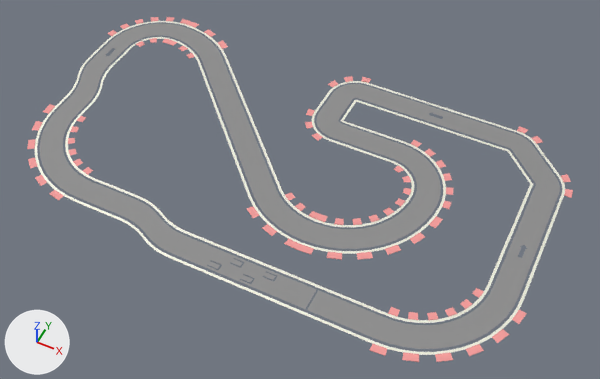
A saved change to the COLLADA model meshes/track.dae.
Camera for both pictures: a camera (50 mm lens) standing at (13.3, -22.6, 36.1) and looking at (-1.6, 7.1, -1.0). Arrows for +X, +Y and +Z are at lower left; the lights stay in place. The picture after the commit comes second.

The older version as bpy lines, for what is in view:
```python
mat_id9_021 = principled_material('ID9_021')
mat_id9_021.base_color = (1.0, 1.0, 0.871)  # white #fffff0
mat_id9_021.metallic = 0.5
mat_id9_023 = principled_material('ID9_023')
mat_id9_023.base_color = (0.267, 0.267, 0.267)  # grey #8d8d8d
mat_id9_024 = principled_material('ID9_024')
mat_id9_024.base_color = (0.91, 0.333, 0.325)  # pink #f59c9a
me_id9_021 = bpy.data.meshes.new('ID9.021_')
me_id9_021.from_pydata(...)  # 628 vertices, 624 faces; spans x -19.3..12.7, y -1.3..16.7, z 0.0
me_id9_021.materials.append(mat_id9_021)  # white #fffff0
me_id9_021_002 = bpy.data.meshes.new('ID9.021_002')
me_id9_021_002.from_pydata(...)  # 402 vertices, 410 faces; spans x -19.0..12.4, y -1.0..16.4, z 0.0
me_id9_021_002.materials.append(mat_id9_023)  # grey #8d8d8d
me_id9_021_003 = bpy.data.meshes.new('ID9.021_003')
me_id9_021_003.from_pydata(...)  # 656 vertices, 580 faces; spans x -19.7..13.1, y -1.7..17.1, z 0.0
me_id9_021_003.materials.append(mat_id9_024)  # pink #f59c9a
ob_node0 = bpy.data.objects.new('node0', me_id9_021)
ob_node0.location = (0.0, 0.0, 0.0)
ob_node1 = bpy.data.objects.new('node1', me_id9_021_002)
ob_node1.location = (0.0, 0.0, 0.0)
ob_node2 = bpy.data.objects.new('node2', me_id9_021_003)
ob_node2.location = (0.0, 0.0, 0.0)
```
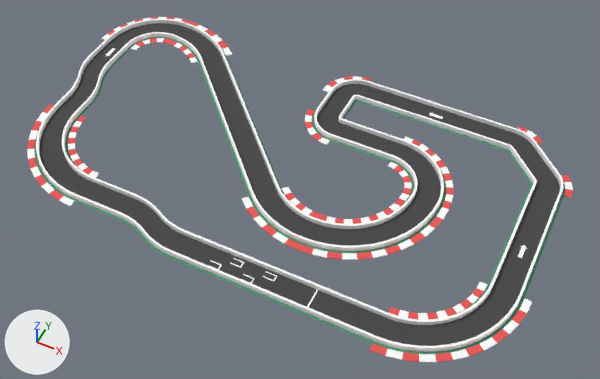
Commit message: pista mejorada

What differs and where, as boxes [x1, y1, x2, y2] in the pictures (600 x 379 px):
'node1', recoloured, reshaped: before [40, 23, 560, 349]; after [27, 17, 573, 362]
'node2', recoloured (darker): [27, 17, 573, 362] in both
'node4', added: after [36, 19, 564, 352]
'node0', recoloured: [34, 37, 565, 354] in both
'node3', added: after [27, 17, 573, 362]

Edits to the bpy script that builds the scene:
```text
Change mat_id9_024:
    mat_id9_024.base_color: (0.91, 0.333, 0.325) -> (0.807, 0.0908, 0.0865)  # pink #f59c9a -> red #e85553
Change mat_id9_023:
    mat_id9_023.base_color: (0.267, 0.267, 0.267) -> (0.0578, 0.0578, 0.0578)  # grey #8d8d8d -> dark grey #444444
Change mat_id9_021:
    mat_id9_021.base_color: (1.0, 1.0, 0.871) -> (0.0742, 0.275, 0.156)  # white #fffff0 -> green #4d8f6e
Add mat_id9_022:
    mat_id9_022 = principled_material('ID9_022')
    mat_id9_022.base_color = (1.0, 1.0, 1.0)  # white #ffffff
    mat_id9_022.roughness = 0.9
Add mat_id9_056:
    mat_id9_056 = principled_material('ID9_056')
    mat_id9_056.base_color = (1.0, 1.0, 1.0)  # white #ffffff
    mat_id9_056.roughness = 0.9
Add me_id9_021_001:
    me_id9_021_001.from_pydata(...)  # 2041 vertices, 2593 faces; spans x -19.7..13.1, y -1.7..17.1, z 0.0
    me_id9_021_001.materials.append(mat_id9_022)  # white #ffffff
Add me_id9_056:
    me_id9_056.from_pydata(...)  # 1332 vertices, 2660 faces; spans x -19.2..12.5, y -1.2..16.5, z 0.0..0.3
    me_id9_056.materials.append(mat_id9_056)  # white #ffffff
Change ob_node2:
    ob_node2: bpy.data.objects.new('node2', me_id9_021_003) -> bpy.data.objects.new('node2', me_id9_021_002)
Change ob_node1:
    ob_node1: bpy.data.objects.new('node1', me_id9_021_002) -> bpy.data.objects.new('node1', me_id9_021_001)
Add ob_node4:
    ob_node4 = bpy.data.objects.new('node4', me_id9_056)
    ob_node4.location = (0.0, 0.0, 0.0)
Add ob_node3:
    ob_node3 = bpy.data.objects.new('node3', me_id9_021_003)
    ob_node3.location = (0.0, 0.0, 0.0)
```
